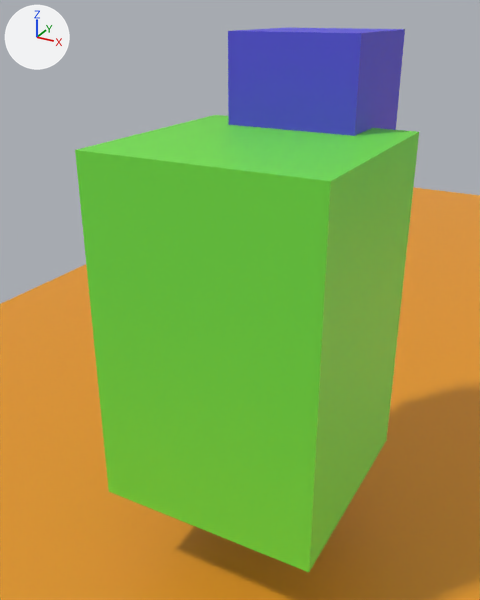
Before and after pictures for a commit that changed the FBX model ConsoleApp1/personfbx_Z_Y.fbx.
Before and after are seen from a 50 mm lens placed at (0.0295, -0.0575, 0.061), pointed at (-0.0019, -0.0003, 0.0324). Every picture has the same lights, and +X, +Y and +Z are marked at upper left. Where no turn or scale is listed for an object, it has been applied to the vertices.

The older version as bpy lines, for what is in view:
```python
mat_testwhite = principled_material('testWhite')
mat_testwhite.base_color = (0.0953, 0.075, 0.8)  # blue #574de7
me_cube = bpy.data.meshes.new('Cube')
me_cube.from_pydata(...)  # a box spanning x -1.0..1.0, y -1.0..1.0, z -1.0..1.0
me_cube.materials.append(mat_testgreen)  # green #73e746
me_cube_005 = bpy.data.meshes.new('Cube.005')
me_cube_005.from_pydata(...)  # a box spanning x -1.0..1.0, y -1.0..1.0, z -1.0..1.0
me_cube_005.materials.append(mat_testwhite)  # blue #574de7
me_plane = bpy.data.meshes.new('Plane')
me_plane.from_pydata([(-0.084, -0.116, 0.0), (0.084, -0.116, 0.0), (-0.084, 0.116, 0.0), (0.084, 0.116, 0.0)], [], [(0, 1, 3, 2)])
me_plane.materials.append(mat_testyellow)  # orange #e7981f
ob_cube = bpy.data.objects.new('Cube', me_cube)
ob_cube.location = (0.0, 0.0, 0.0304)
ob_cube.scale = (-0.0122, -0.0122, -0.019)
ob_cube_001 = bpy.data.objects.new('Cube.001', me_cube_005)
ob_cube_001.location = (0.0, 0.0139, 0.0476)
ob_cube_001.scale = (-0.00717, -0.00717, -0.0112)
ob_plane = bpy.data.objects.new('Plane', me_plane)
ob_plane.location = (0.0, 0.071, 0.0)
```
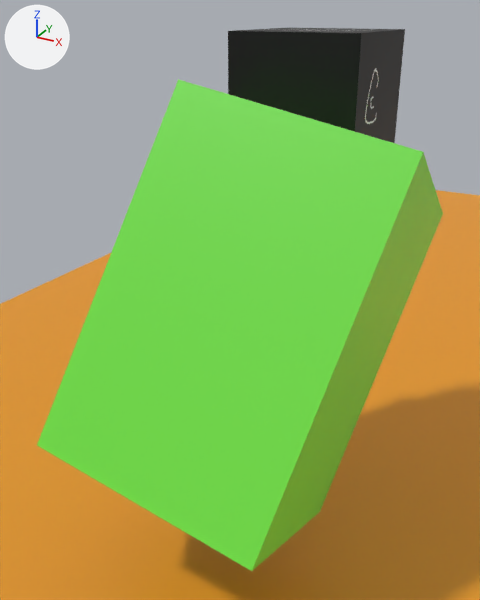
Diff of the bpy script that builds the scene:
```diff
--- a/ConsoleApp1/personfbx_Z_Y.fbx.py
+++ b/ConsoleApp1/personfbx_Z_Y.fbx.py
@@ img_untitzsaled_png @@
+img_untitzsaled_png = load_image('Untitzsaled.png', '_unpacked/Untitzsaled.png', 1024, 1024, 'sRGB')
@@ mat_testwhite @@
 mat_testwhite = principled_material('testWhite')
-mat_testwhite.base_color = (0.0953, 0.075, 0.8)  # blue #574de7
+mat_testwhite.texture = img_untitzsaled_png  # with its transparency
@@ ob_cube @@
 ob_cube.location = (0.0, 0.0, 0.0304)
+ob_cube.rotation_euler = (-0.482, 0.19, 0.0)  # degrees (-28, 11, 0)
 ob_cube.scale = (-0.0122, -0.0122, -0.019)
```

Pixel boxes [x1, y1, x2, y2] of what changed, in the pictures (480 x 600 px):
'Cube', turned
    before: [75, 115, 419, 572]
    after: [37, 79, 443, 571]
'Cube.001', surface changed (blue to black)
    both: [228, 28, 405, 143]
